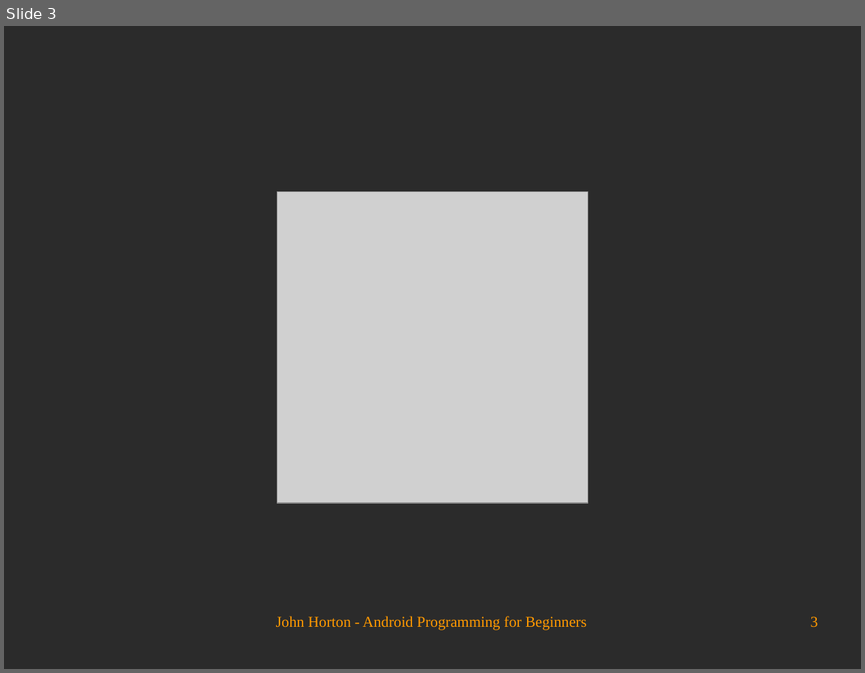
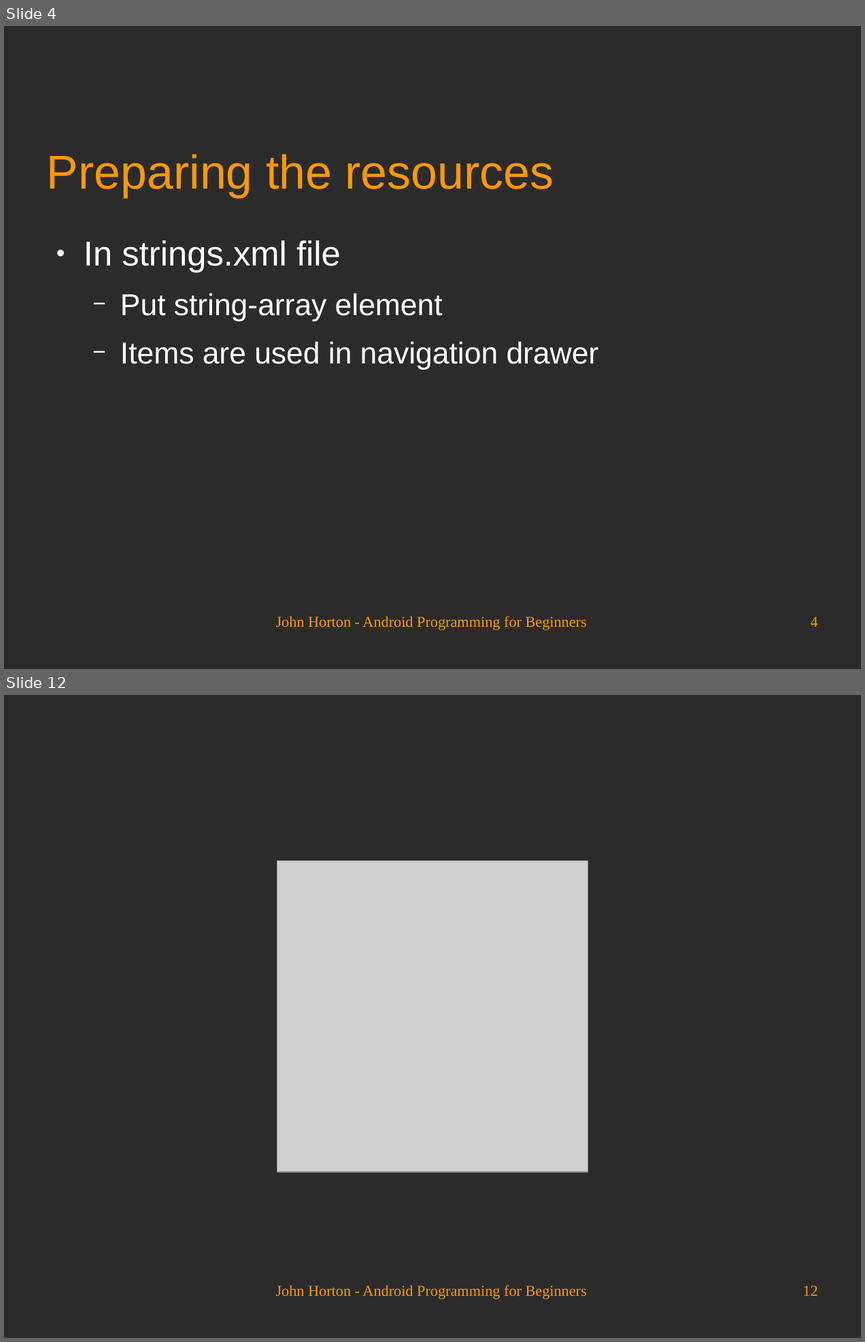
Before and after one commit to Academy-Soft-Intellect/Android-Programming-for-Beginners, a slide deck: 21_Navigation_Drawer_and_Where_It_s_Snap.odp. Shown one above the other, each under a label of ours: slide 3 before the commit, slides 4 and 12 after it; the slides between them are not shown. The pictures are 865x673 and 865x1342 pixels, drawn with LibreOffice and Linux fonts; fonts in the diff are those of the drawing; grey boxes stand for pictures; background and template pictures are left out; a plain dark background stands for a picture behind light text. Boxes give left, top, right and bottom in pixels: in the first picture for what was removed or moved away, otherwise in the second. Text is boxed around its words. In the diff, an @@ line names an element or a change of style, - is before the commit and + after.

```diff
--- a/21_Navigation_Drawer_and_Where_It_s_Snap.odp
+++ b/21_Navigation_Drawer_and_Where_It_s_Snap.odp
@@ slide 4 added at bbox=[4, 26, 861, 669], background picture (left out) @@
@@ title added at bbox=[47, 154, 553, 197], 44 pt, text #FF9900 @@
+Preparing the resources
@@ text added at bbox=[84, 240, 599, 370], 28 pt, text #FFFFFF @@
+● In strings.xml file
+  − Put string-array element
+  − Items are used in navigation drawer
@@ text added at bbox=[276, 616, 587, 630], 14 pt, text #FF9900 @@
+John Horton - Android Programming for Beginners
@@ page number added at bbox=[810, 616, 818, 626], 14 pt, text #FF9900 @@
+4
@@ what was slide 3 is now slide 12 @@
@@ page number at bbox=[803, 1285, 818, 1295]: text changed @@
-3
+12
```
Also in this commit, not shown: 2 slides changed, 8 other slides added.
